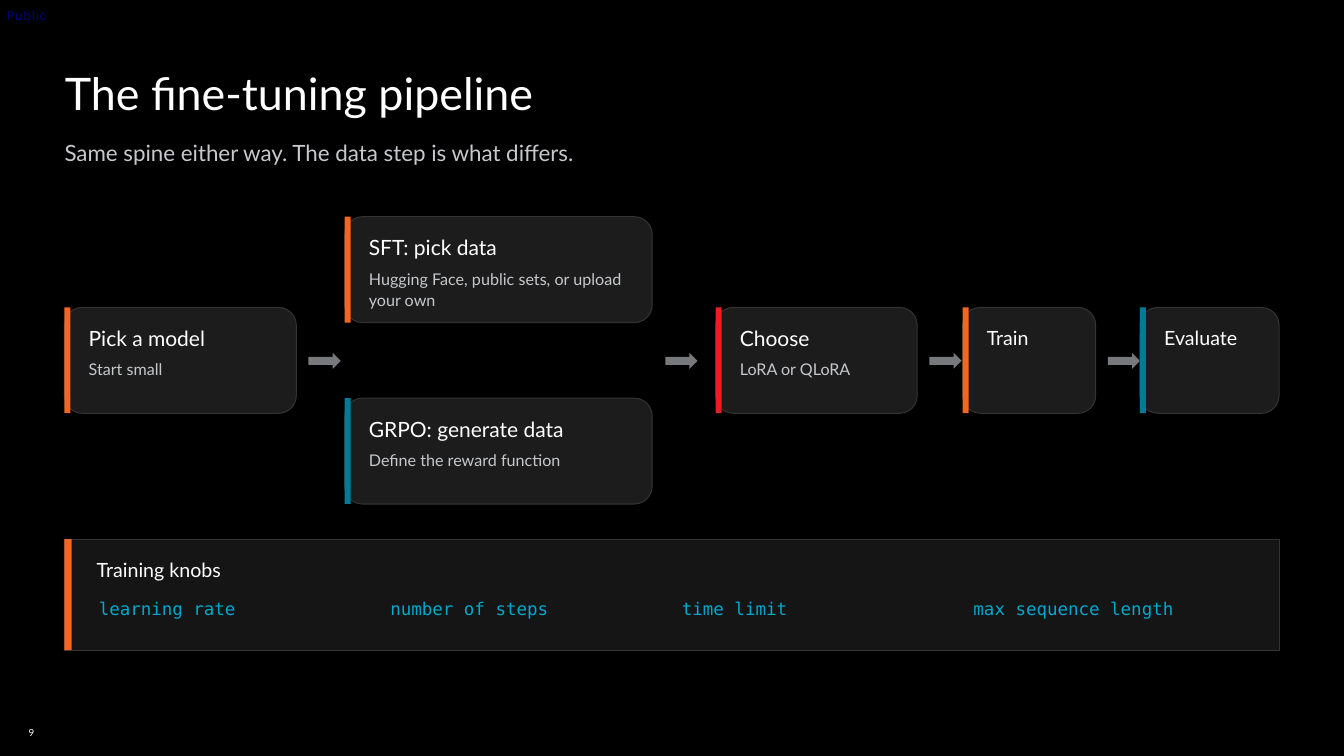
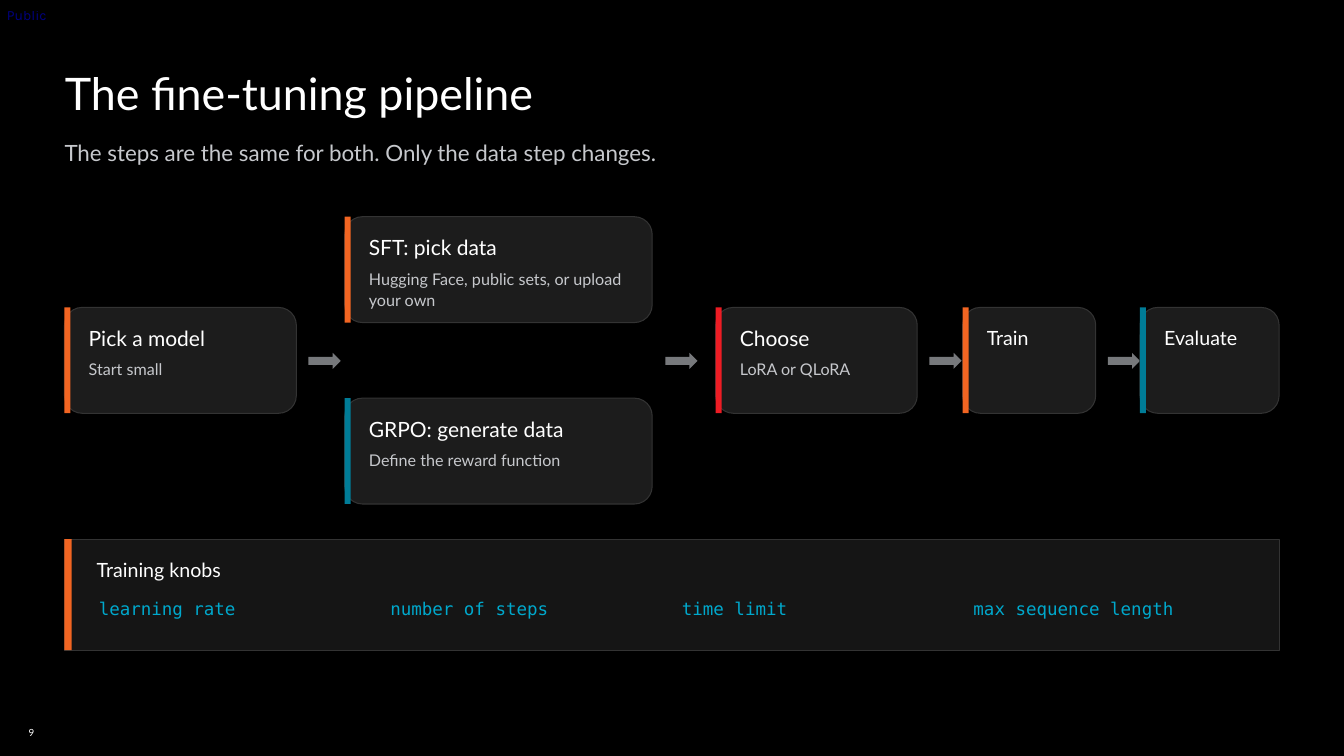
Before and after one commit to TwelveNights/Unsloth-RL-Workshop-on-Radeon, a slide deck: slide 9 of docs/AMD-Unsloth-GRPO-Fine-tuning1.pptx. Drawn at 1344x756 pixels with LibreOffice and Linux fonts; fonts in the diff are those of the drawing; background and template pictures are left out. Boxes give left, top, right and bottom in pixels: in the first picture for what was removed or moved away, otherwise in the second. Text is boxed around its words. In the diff, an @@ line names an element or a change of style, - is before the commit and + after.

```diff
--- a/docs/AMD-Unsloth-GRPO-Fine-tuning1.pptx
+++ b/docs/AMD-Unsloth-GRPO-Fine-tuning1.pptx
@@ text at (x1=65, y1=144, x2=656, y2=165): text changed @@
-Same spine either way. The data step is what differs.
+The steps are the same for both. Only the data step changes.
```
Also in this commit, not shown: 12 other slides changed, 2 other files.
